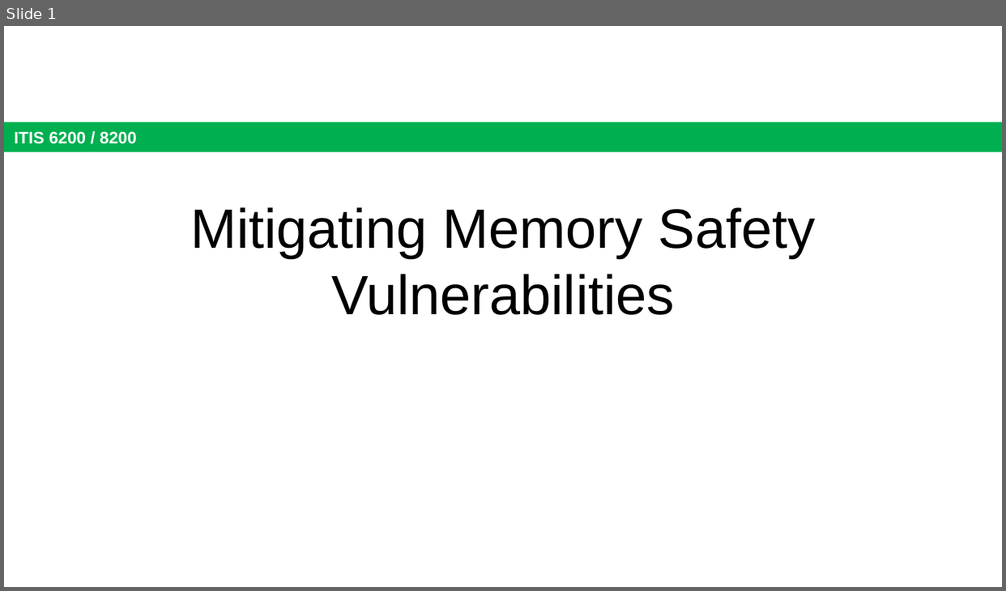
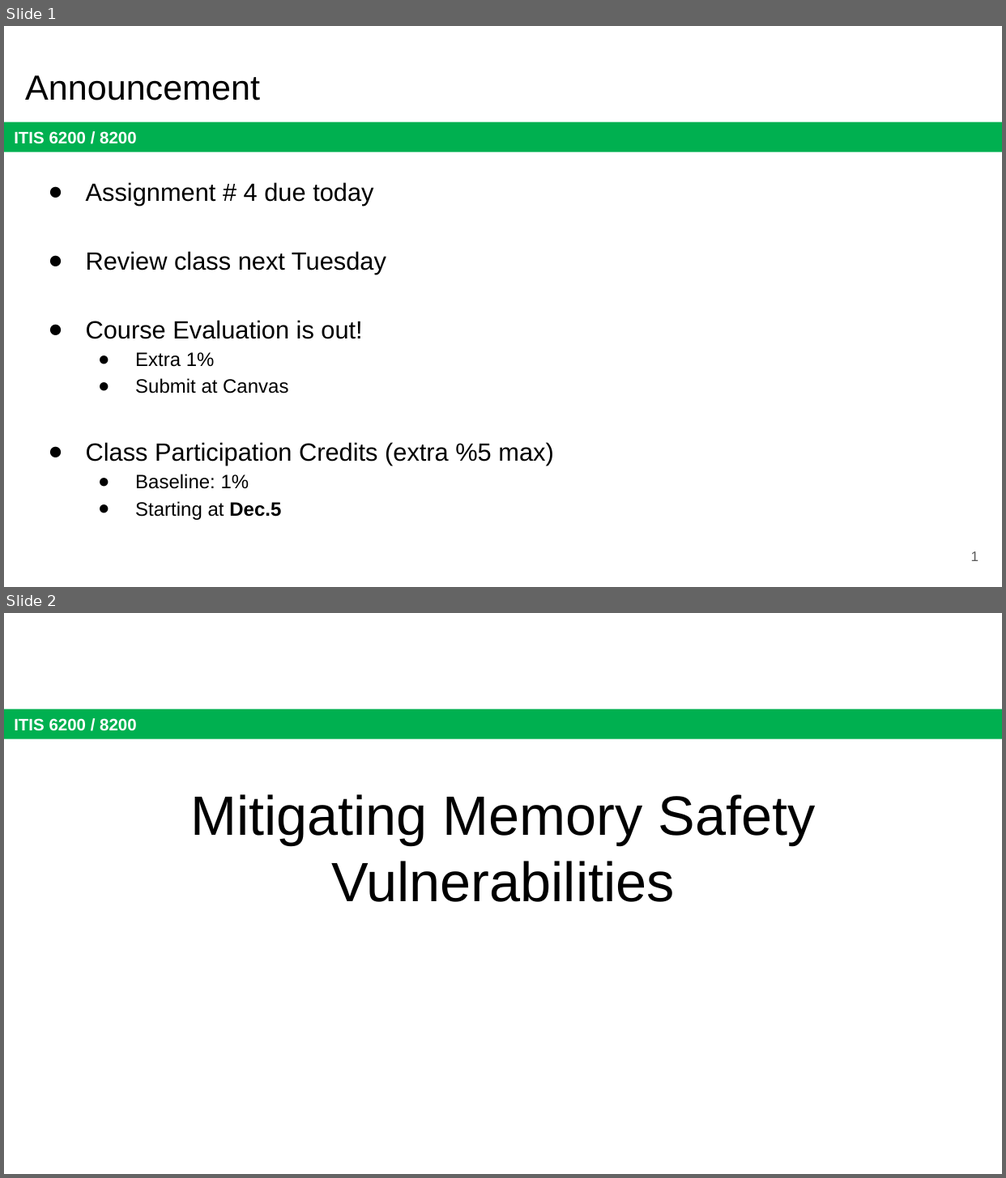
Before and after one commit to jx5c/github.io, a slide deck: teaching/ITIS6200/2023fa/lectures/lec21.Mitigating Memory Safety Vulnerabilities.pptx. Shown one above the other, each under a label of ours: slide 1 before the commit, slides 1 and 2 after it. The pictures are 1006x591 and 1006x1178 pixels, drawn with LibreOffice and Linux fonts; fonts in the diff are those of the drawing. Boxes give left, top, right and bottom in pixels: in the first picture for what was removed or moved away, otherwise in the second. Text is boxed around its words. In the diff, an @@ line names an element or a change of style, - is before the commit and + after.

```diff
--- a/teaching/ITIS6200/2023fa/lectures/lec21.Mitigating Memory Safety Vulnerabilities.pptx
+++ b/teaching/ITIS6200/2023fa/lectures/lec21.Mitigating Memory Safety Vulnerabilities.pptx
@@ slide 1 added at box(4, 26, 1002, 587), background #FFFFFF; not listed: 1 template element that a slide beside it also shows @@
@@ title added at box(25, 75, 260, 101), 25.2 pt, text #000000 @@
+Announcement
@@ text added at box(86, 182, 553, 520), 18 pt, text #000000 @@
+● Assignment # 4 due today
+● Review class next Tuesday
+● Course Evaluation is out!
+  ● Extra 1%
+  ● Submit at Canvas
+● Class Participation Credits (extra %5 max)
+  ● Baseline: 1%
+  ● Starting at Dec.5
@@ page number added at box(971, 552, 979, 561), 10 pt, text #595959 @@
+1
@@ what was slide 1 is now slide 2 @@
```
Also in this commit, not shown: 8 slides changed, 1 other slide added, 1 slide removed, 2 other files.
